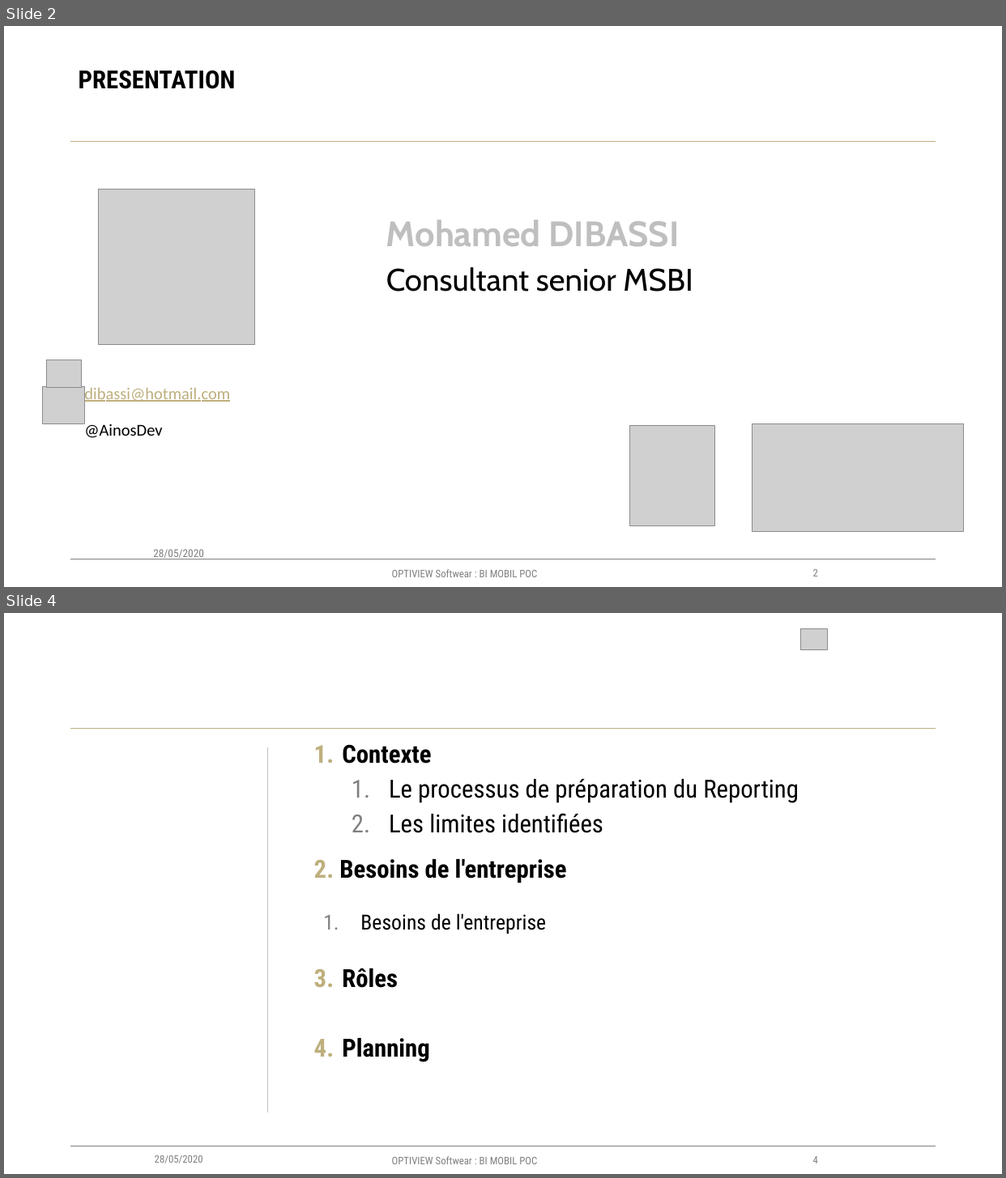
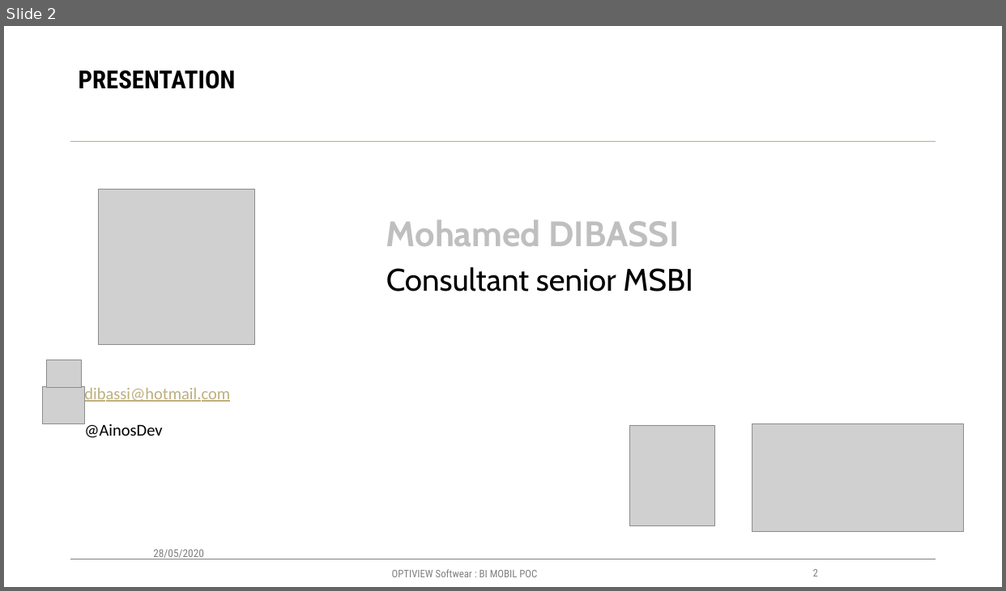
Before and after one commit to DIBASSI/ZEUS, a slide deck: Documentation/CHAPITRE 01 - Livret d'acceuille.pptx. Shown one above the other, each under a label of ours: slides 2 and 4 before the commit, slide 2 after it; the slides between them are not shown. The pictures are 1006x1178 and 1006x591 pixels, drawn with LibreOffice and Linux fonts; fonts in the diff are those of the drawing; grey boxes stand for pictures; background and template pictures are left out. Boxes give left, top, right and bottom in pixels: in the first picture for what was removed or moved away, otherwise in the second. Text is boxed around its words. In the diff, an @@ line names an element or a change of style, - is before the commit and + after.

```diff
--- a/Documentation/CHAPITRE 01 - Livret d'acceuille.pptx
+++ b/Documentation/CHAPITRE 01 - Livret d'acceuille.pptx
@@ slide 4 removed at (x1=4, y1=613, x2=1002, y2=1174), background #FFFFFF; not listed: 5 template elements that a slide beside it also shows @@
@@ picture removed at (x1=800, y1=628, x2=828, y2=649) @@
@@ line removed from (267, 747) to (267, 1113) @@
@@ text removed at (x1=339, y1=744, x2=799, y2=1063) @@
-1. Contexte
-  1. Le processus de préparation du Reporting
-  2. Les limites identifiées
-2. Besoins de l'entreprise
-  1. Besoins de l'entreprise
-3. Rôles
-4. Planning
@@ text removed at (x1=155, y1=1156, x2=203, y2=1164) @@
-28/05/2020
```
Also in this commit, not shown: 3 slides changed, 2 slides added, 4 other slides removed, 1 other file.
